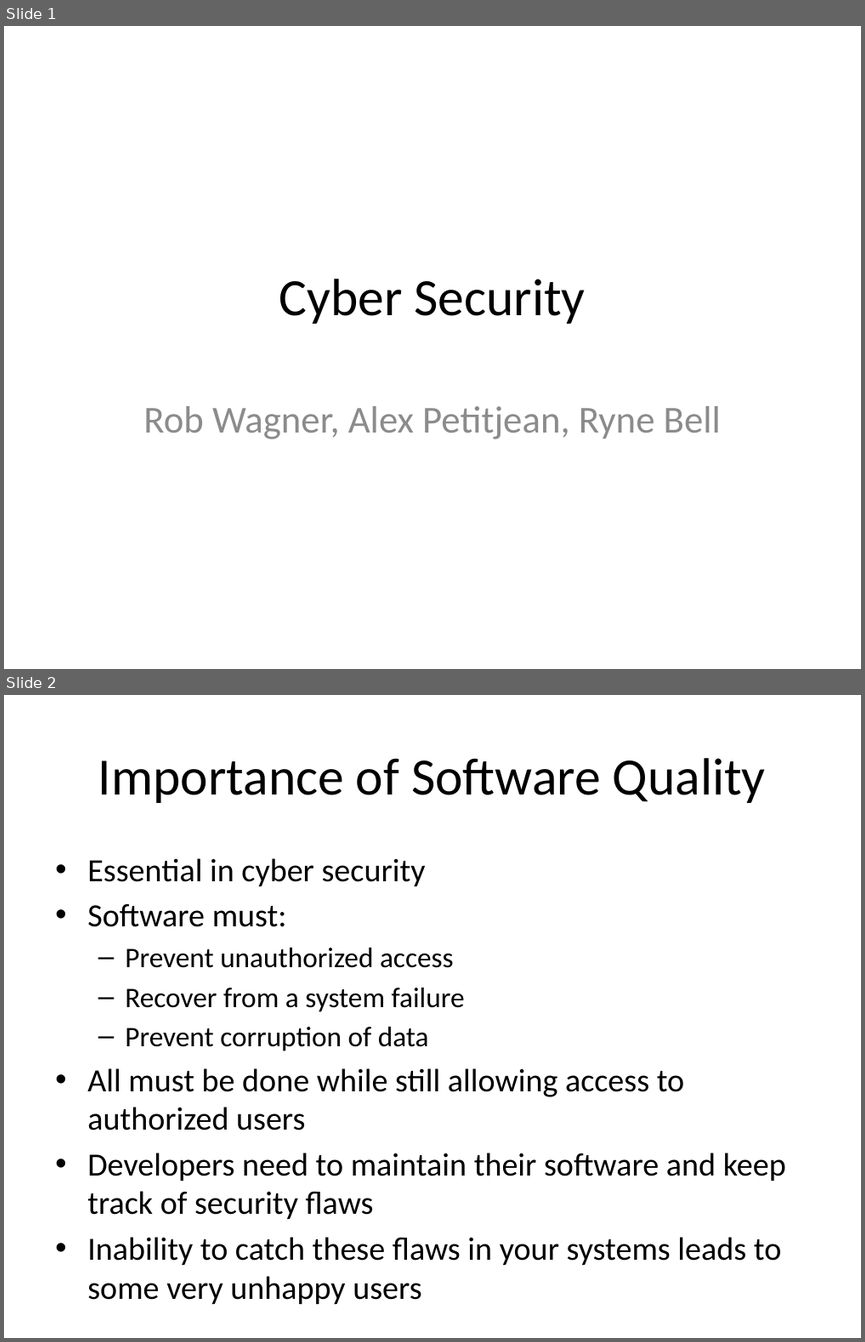
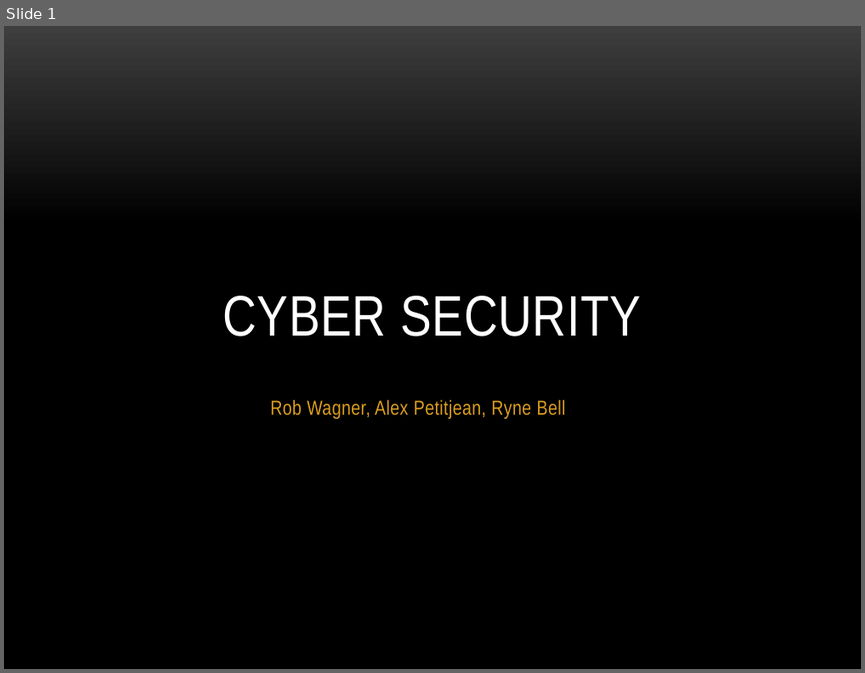
Before and after one commit to petitJAM/Nutrition-App, a slide deck: Milestones and Domain Track/Cyber Security.pptx. Shown one above the other, each under a label of ours: slides 1 and 2 before the commit, slide 1 after it. The pictures are 865x1342 and 865x673 pixels, drawn with LibreOffice and Linux fonts; fonts in the diff are those of the drawing; background and template pictures are left out. Boxes give left, top, right and bottom in pixels: in the first picture for what was removed or moved away, otherwise in the second. Text is boxed around its words. In the diff, an @@ line names an element or a change of style, - is before the commit and + after.

```diff
--- a/Milestones and Domain Track/Cyber Security.pptx
+++ b/Milestones and Domain Track/Cyber Security.pptx
@@ slide 2 removed at (4, 695, 861, 1338), background #FFFFFF @@
@@ title removed at (98, 758, 766, 803) @@
-Importance of Software Quality
@@ text removed at (87, 858, 786, 1265) @@
-• Essential in cyber security
-• Software must:
-  – Prevent unauthorized access
-  – Recover from a system failure
-  – Prevent corruption of data
-• All must be done while still allowing access to authorized users
-• Developers need to maintain their software and keep track of security flaws
-• Inability to catch these flaws in your systems leads to some very unhappy users
@@ slide 1 changed as well @@
@@ background #FFFFFF to gradient #3F3F3F to #000000 @@
@@ title "CYBER SECURITY" at (223, 295, 641, 336): vertical alignment middle to bottom @@
@@ title at (223, 295, 641, 336): text changed; size 44 to 48 pt; font Calibri to Arial Narrow; text colour #000000 to #FFFFFF @@
-Cyber Security
+CYBER SECURITY
@@ subtitle "Rob Wagner, Alex Petitjean, Ryne ...": place and size @@
-subtitle "Rob Wagner, Alex Petitjean, Ryne ..." at (143, 406, 721, 439)
+subtitle "Rob Wagner, Alex Petitjean, Ryne ..." at (270, 399, 566, 419)
@@ subtitle "Rob Wagner, Alex Petitjean, Ryne ..." at (270, 399, 566, 419): size 32 to 17 pt, font Calibri to Arial Narrow, text colour #8C8C8C to #DC9E1F, letter spacing 0 to 0.3 pt; more space between paragraphs @@
```
Also in this commit, not shown: 8 other slides changed, 11 slides added, 3 other files.
